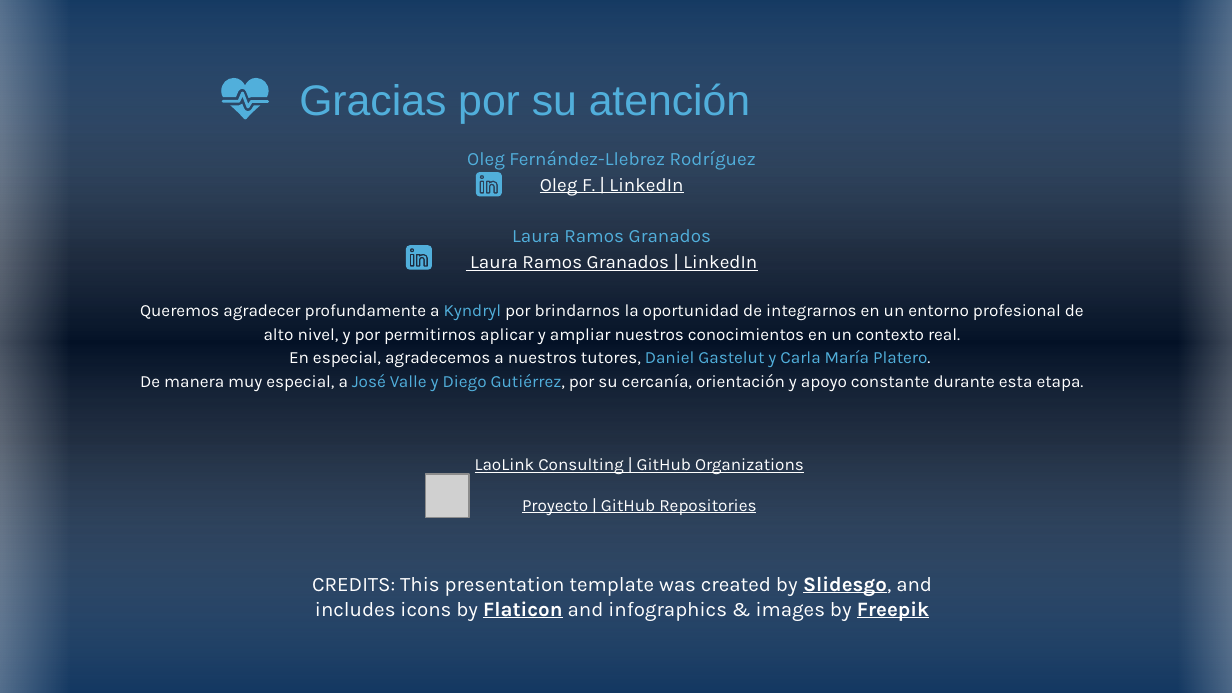
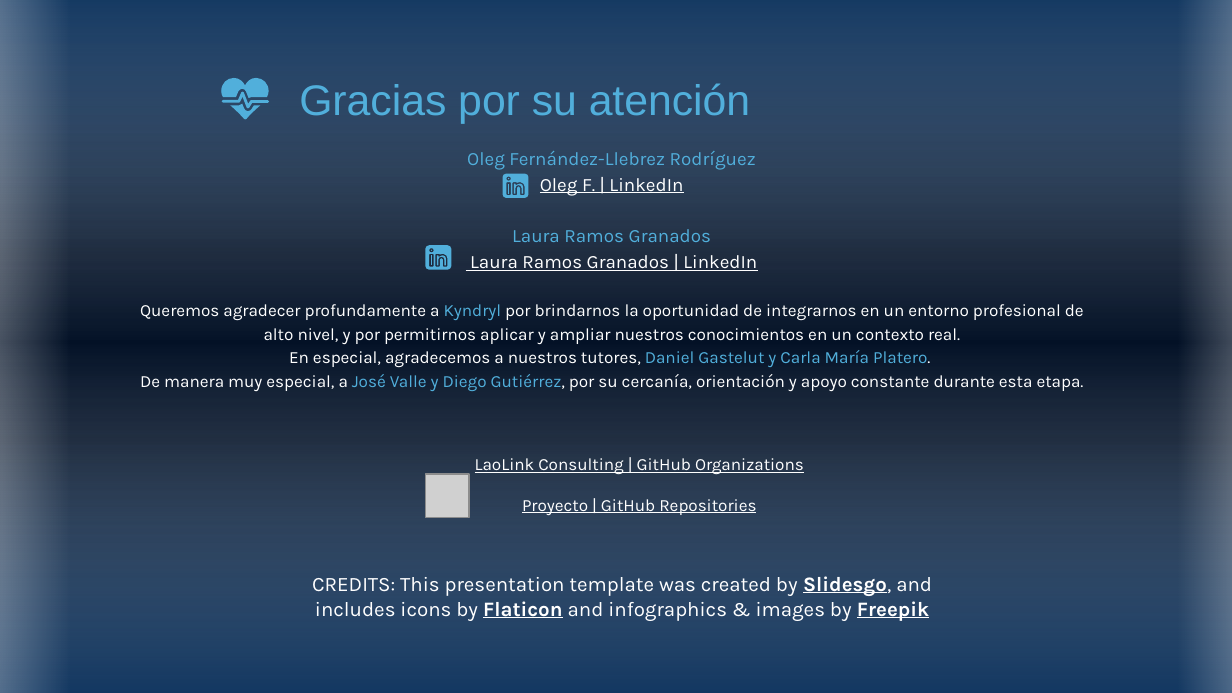
Before and after one commit to GatitosLab/final-lab, a slide deck: slide 15 of presentacion/LaolLinkConsulting_ProyectoFinalKyndryl_OlegLaura.pptx. Drawn at 1232x693 pixels with LibreOffice and Linux fonts; fonts in the diff are those of the drawing; grey boxes stand for pictures; background and template pictures are left out. Boxes give left, top, right and bottom in pixels: in the first picture for what was removed or moved away, otherwise in the second. Text is boxed around its words. In the diff, an @@ line names an element or a change of style, - is before the commit and + after.

```diff
--- a/presentacion/LaolLinkConsulting_ProyectoFinalKyndryl_OlegLaura.pptx
+++ b/presentacion/LaolLinkConsulting_ProyectoFinalKyndryl_OlegLaura.pptx
@@ 4 freeform shapes: place and size @@
-4 freeform shapes at bbox=[476, 172, 501, 197]
+4 freeform shapes at bbox=[503, 174, 529, 198]
@@ 4 freeform shapes: place and size @@
-4 freeform shapes at bbox=[407, 245, 432, 270]
+4 freeform shapes at bbox=[425, 245, 451, 270]
```
Also in this commit, not shown: 2 other slides changed, 1 other file.
